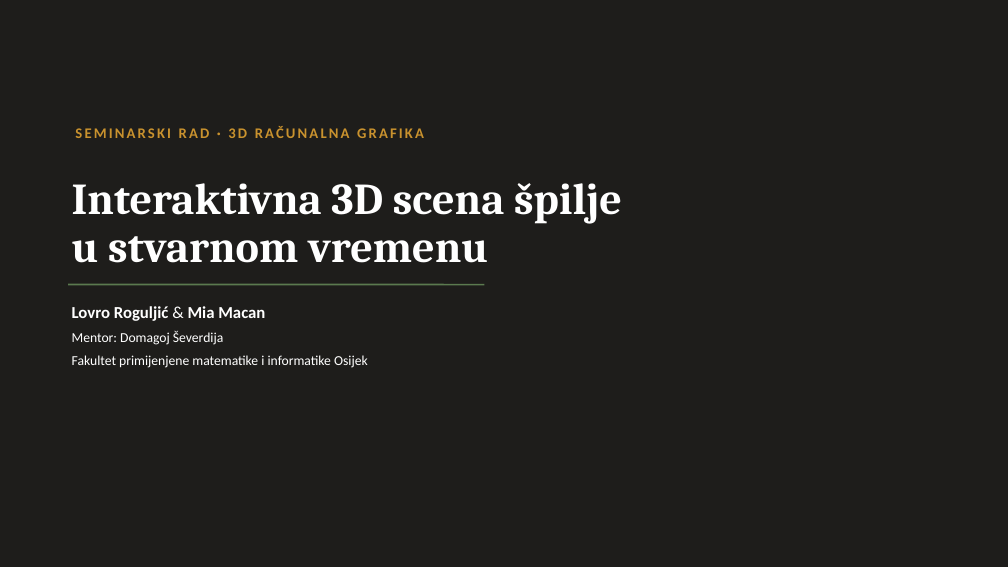
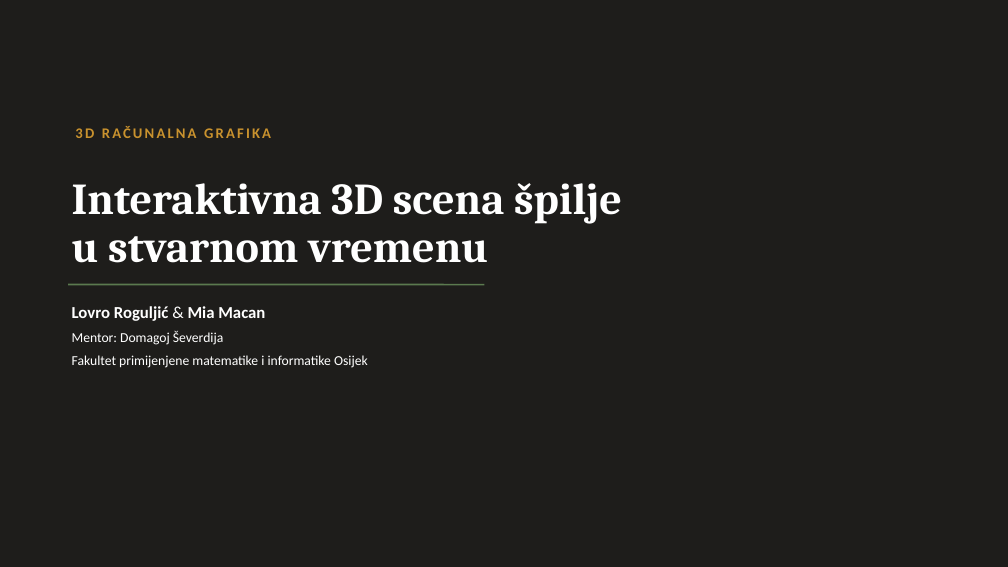
Before and after one commit to miamacan/3d-spilja-projekt, a slide deck: slide 1 of Prezentacija_3D_spilja_Roguljic_Macan.pptx. Drawn at 1008x567 pixels with LibreOffice and Linux fonts; fonts in the diff are those of the drawing; background and template pictures are left out. Boxes give left, top, right and bottom in pixels: in the first picture for what was removed or moved away, otherwise in the second. Text is boxed around its words. In the diff, an @@ line names an element or a change of style, - is before the commit and + after.

```diff
--- a/Prezentacija_3D_spilja_Roguljic_Macan.pptx
+++ b/Prezentacija_3D_spilja_Roguljic_Macan.pptx
@@ text at (75,126,271,138): text changed @@
-SEMINARSKI RAD · 3D RAČUNALNA GRAFIKA
+3D RAČUNALNA GRAFIKA
```
